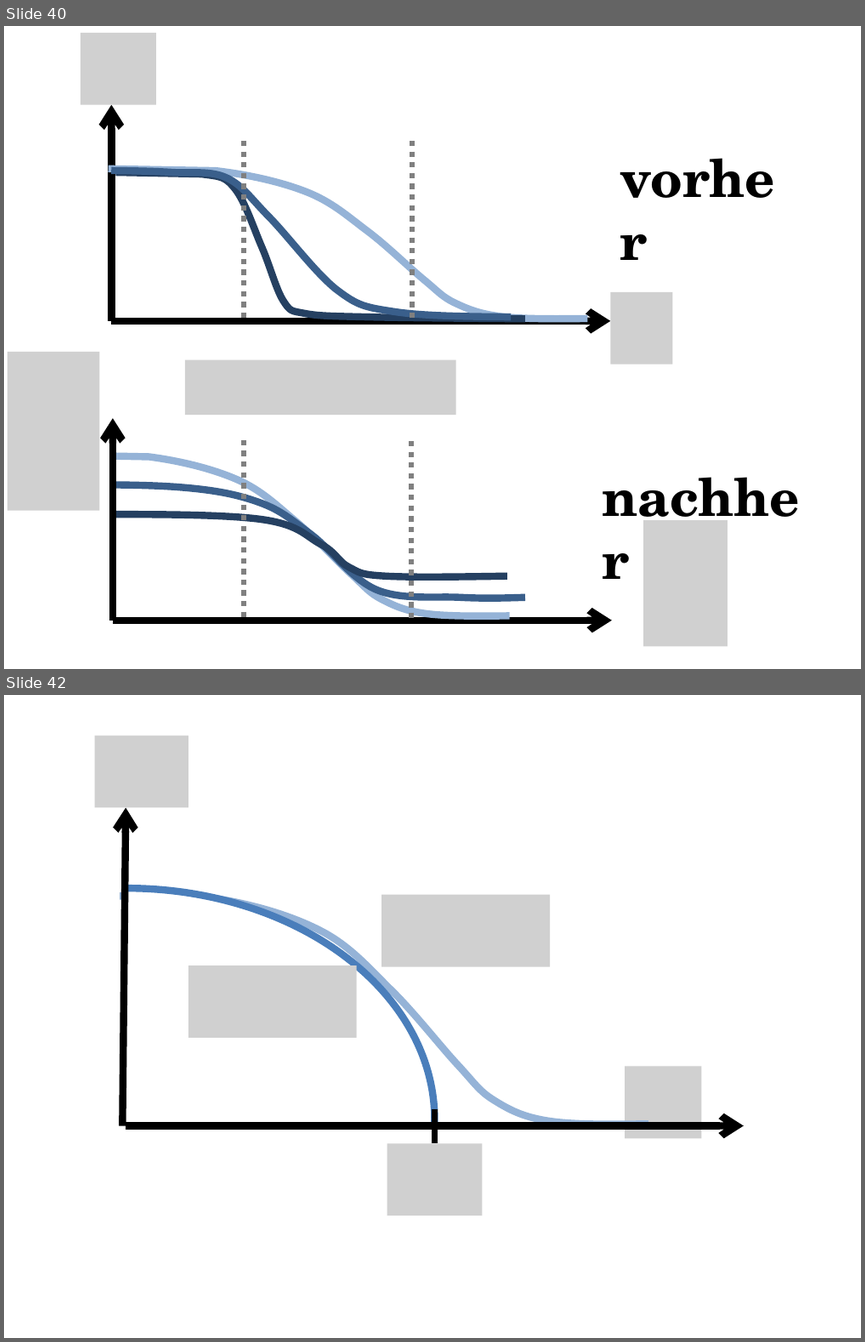
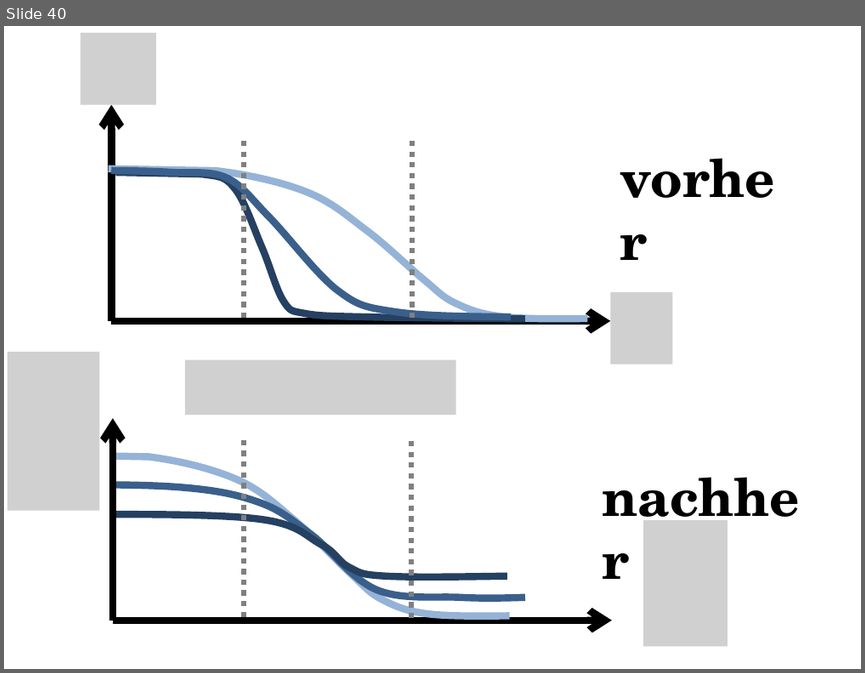
Before and after one commit to sophiahenckell/HIWI_Computersimulation, a slide deck: Bilder.pptx. Shown one above the other, each under a label of ours: slides 40 and 42 before the commit, slide 40 after it; the slides between them are not shown. The pictures are 865x1342 and 865x673 pixels, drawn with LibreOffice and Linux fonts; fonts in the diff are those of the drawing; grey boxes stand for pictures. Boxes give left, top, right and bottom in pixels: in the first picture for what was removed or moved away, otherwise in the second. Text is boxed around its words. In the diff, an @@ line names an element or a change of style, - is before the commit and + after.

```diff
--- a/Bilder.pptx
+++ b/Bilder.pptx
@@ slide 42 removed at (4,695,861,1338), background #FFFFFF @@
@@ picture removed at (95,735,188,807) @@
@@ arrow removed from (122, 1126) to (126, 807) @@
@@ rectangle removed at (85,869,118,930) @@
@@ arc (boxed as its full ellipse) removed at (4,891,431,1338) @@
@@ arc (boxed as its full ellipse) removed at (4,888,434,1338) @@
@@ freeform shape removed at (89,896,648,1124) @@
@@ picture removed at (382,895,550,967) @@
@@ picture removed at (188,966,356,1038) @@
@@ picture removed at (624,1066,702,1138) @@
@@ arrow removed from (126, 1126) to (744, 1126) @@
@@ line removed from (435, 1142) to (435, 1109) @@
@@ picture removed at (387,1143,482,1215) @@
```
Also in this commit, not shown: 1 slide changed, 8 slides added, 6 other files.
